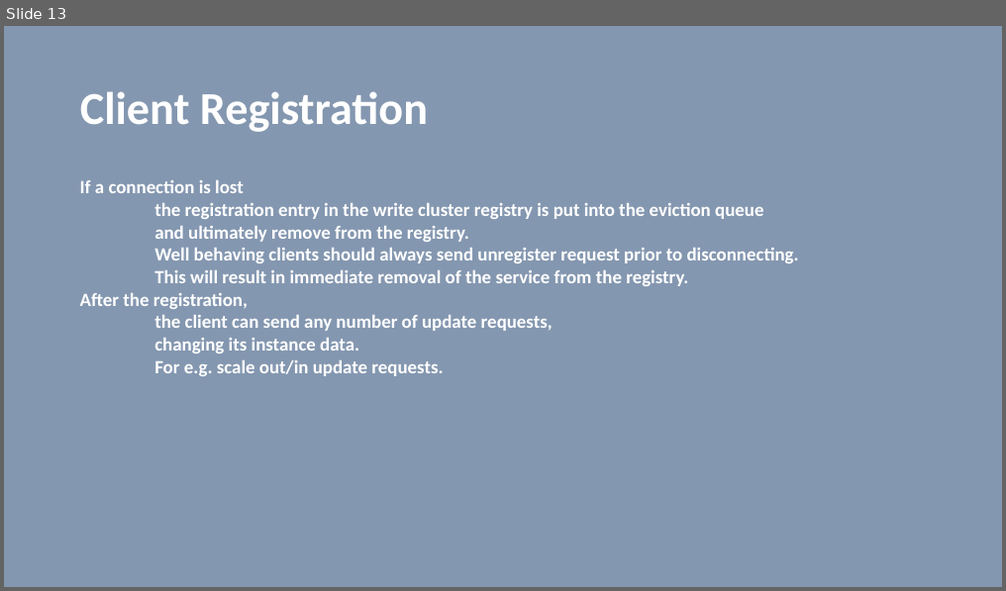
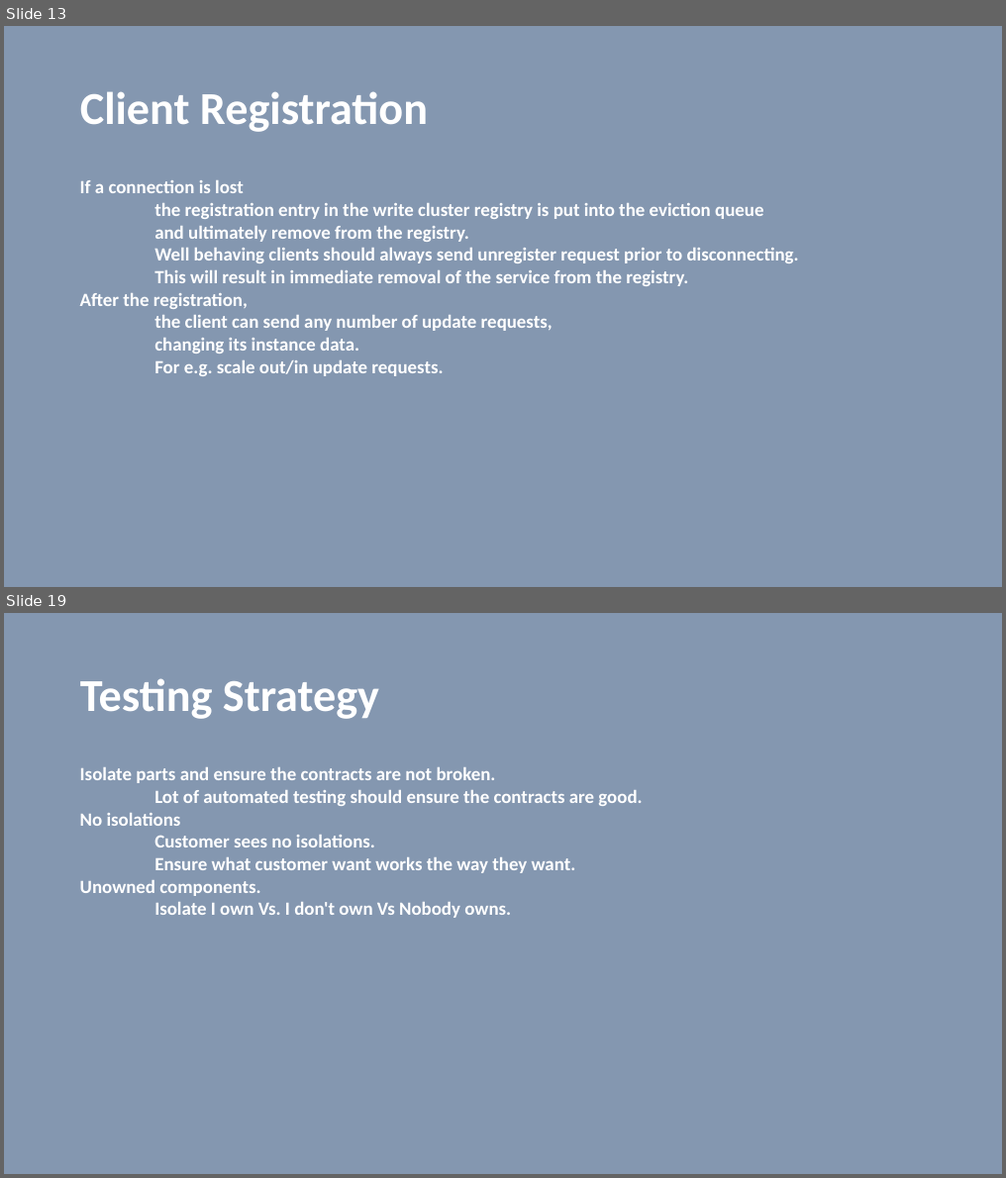
Before and after one commit to vilasvarghese/microservices, a slide deck: training/day3/Day3.pptx. Shown one above the other, each under a label of ours: slide 13 before the commit, slides 13 and 19 after it; the slides between them are not shown. The pictures are 1006x591 and 1006x1178 pixels, drawn with LibreOffice and Linux fonts; fonts in the diff are those of the drawing. Boxes give left, top, right and bottom in pixels: in the first picture for what was removed or moved away, otherwise in the second. Text is boxed around its words. In the diff, an @@ line names an element or a change of style, - is before the commit and + after.

```diff
--- a/training/day3/Day3.pptx
+++ b/training/day3/Day3.pptx
@@ slide 19 added at [4, 613, 1002, 1174], background #8497B0 @@
@@ title added at [80, 678, 379, 719], 44 pt, text #FFFFFF, bold @@
+Testing Strategy
@@ text added at [80, 767, 642, 918], 18 pt, text #FFFFFF, bold @@
+Isolate parts and ensure the contracts are not broken.
+Lot of automated testing should ensure the contracts are good.
+No isolations
+Customer sees no isolations.
+Ensure what customer want works the way they want.
+Unowned components.
+Isolate I own Vs. I don't own Vs Nobody owns.
```
Also in this commit, not shown: 10 other slides added, 2 slides removed, 3 other files.
